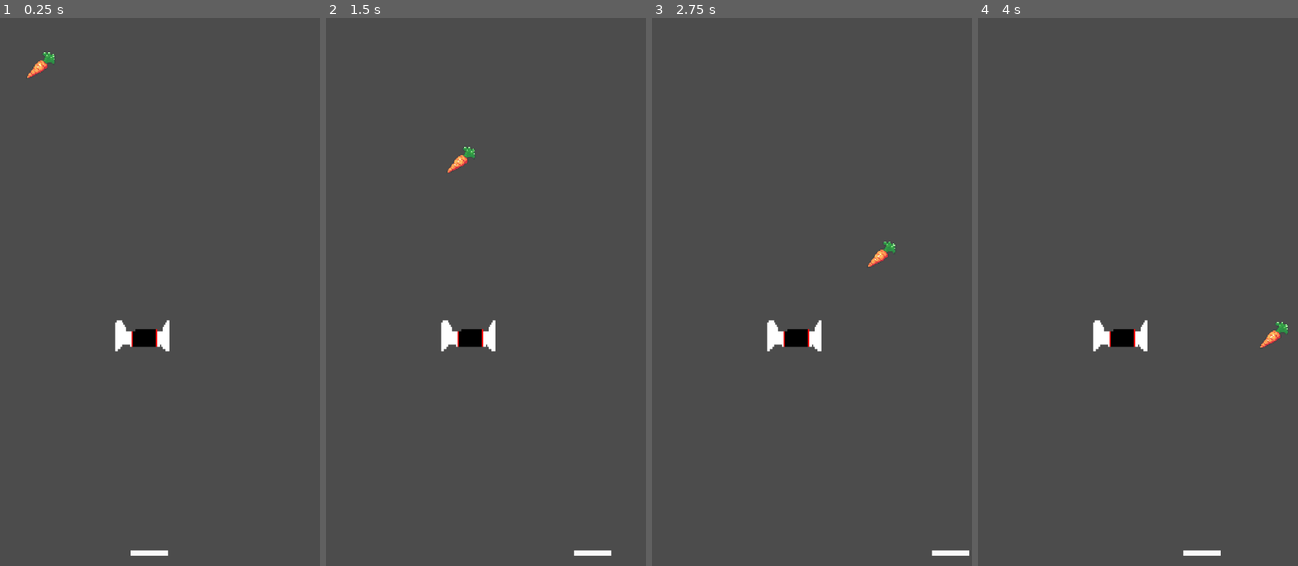
Above: before the commit, frames 1-4 (left to right).
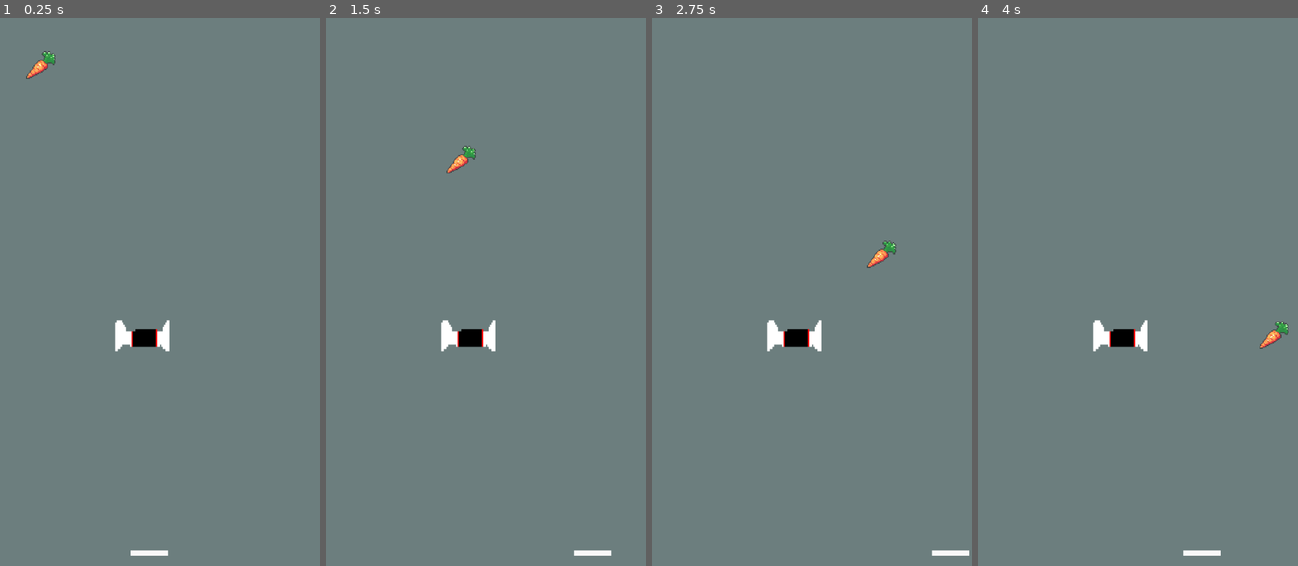
Above: after the commit, the same moments.

Repository: michaelgrav/ChildrensHealthGame
Game: Godot game, scene res://Main.tscn
Same seed, same stepped clock (60 frames per second), same inputs: the game is played once before the commit and once after it.
Inputs:
- Up to frame 1 (0.25 s): no input
- Up to frame 2 (1.5 s): hold Right (ui_right) 0.53-1.28 s; hold Left (ui_left) from 1.28 s (still down)
- Up to frame 3 (2.75 s): release Left (ui_left) at 2.03 s; hold Right (ui_right) from 2.03 s (still down)
- Up to frame 4 (4 s): release Right (ui_right) at 3.53 s; hold Left (ui_left) from 3.53 s (still down)

The runs differ from the first frame. In frame 1, 99% of the frame differs, in the area x 0-100%, y 0-100%; in frame 2, 99%; in frame 3, 99%; in frame 4, 99%.

Commit message:
Added background

Diff:
--- a/Game/Main.tscn
+++ b/Game/Main.tscn
@@ -1,9 +1,10 @@
-[gd_scene load_steps=6 format=2]
+[gd_scene load_steps=7 format=2]
 
 [ext_resource path="res://Player.tscn" type="PackedScene" id=1]
 [ext_resource path="res://Main.gd" type="Script" id=2]
 [ext_resource path="res://Carrot.tscn" type="PackedScene" id=3]
 [ext_resource path="res://Brick.tscn" type="PackedScene" id=4]
+[ext_resource path="res://Sprites/Aurometalsaurus-Solid-Color-Background-Wallpaper-for-Mobile-Phone.png" type="Texture" id=5]
 
 [sub_resource type="RectangleShape2D" id=1]
 extents = Vector2( 3.08475, 10 )
@@ -56,3 +57,9 @@
 
 [node name="Brick" parent="." instance=ExtResource( 4 )]
 position = Vector2( 266.864, 595.841 )
+
+[node name="Background" type="Sprite" parent="."]
+position = Vector2( 305.7, 436.796 )
+scale = Vector2( 0.355454, 0.444092 )
+z_index = -1
+texture = ExtResource( 5 )
Binary file added: Game/Sprites/Aurometalsaurus-Solid-Color-Background-Wallpaper-for-Mobile-Phone.png
Not shown, added: Game/Sprites/Aurometalsaurus-Solid-Color-Background-Wallpaper-for-Mobile-Phone.png.import
